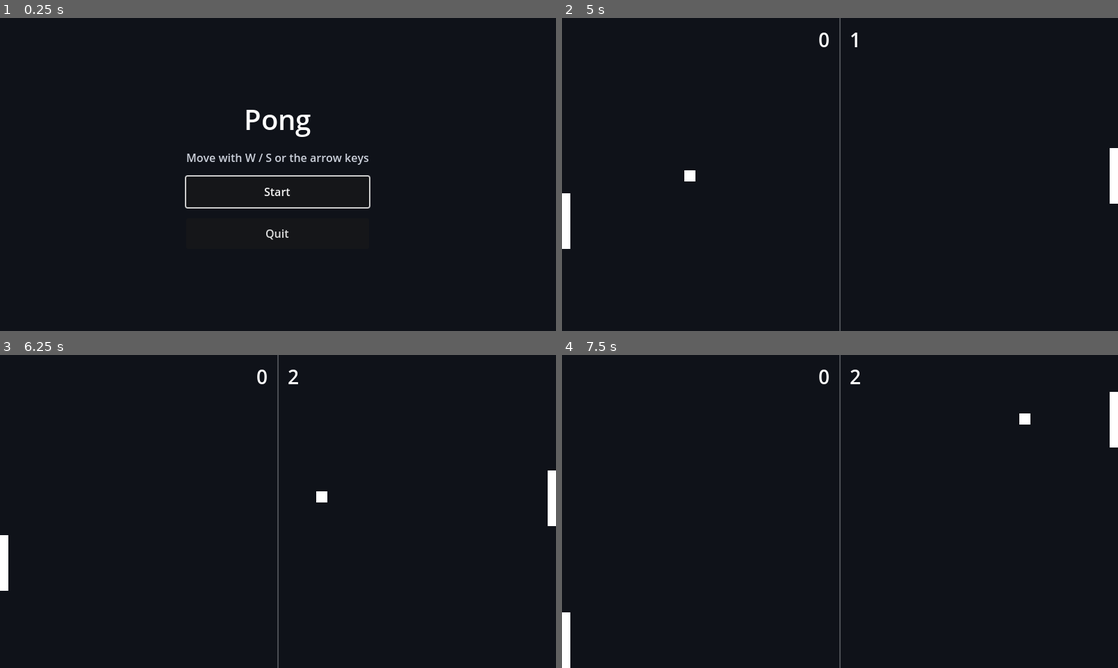
Above: before the commit, frames 1-4 (two rows, left to right).
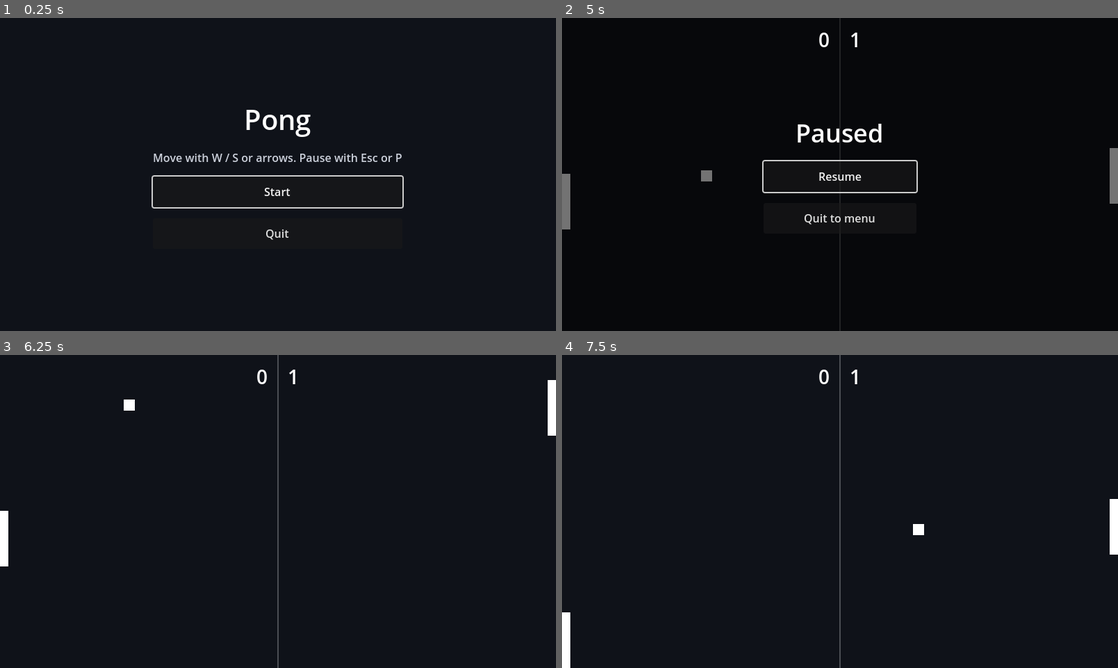
Above: after the commit, the same moments.

Repository: kblaszki/godot-game
Game: Godot game, scene res://games/pong/app/host.tscn
The game is run twice, just before and just after one commit, with the same random seed, the same clock (stepped at 60 frames per second) and the same inputs.
Inputs (mouse positions are in pixels of both pictures, inside the frame that each line leads up to):
- Up to frame 1 (0.25 s): no input
- Up to frame 2 (5 s): click "Start" at 0.5 s; tap Enter (ui_accept) at 1.25, 4.25 s; move the mouse to (962, 158) at 1.27 s; hold Up (ui_up) 1.28-2 s; hold Enter (ui_accept) 1.28-2 s; click (962, 158) at 1.42 s; drag from (728, 190) to (812, 237) at 2.02 s; move the mouse to (895, 105) at 2.77 s; hold Up (ui_up) 2.78-3.5 s; hold Enter (ui_accept) 2.78-3.5 s; tap Alt at 2.85 s; click (895, 105) at 2.92 s; drag from (812, 237) to (673, 127) at 3.52 s; move the mouse to (1006, 221) at 4.27 s; hold Down (ui_down) from 4.28 s (still down); hold Enter (ui_accept) from 4.28 s (still down); click (1006, 221) at 4.42 s; tap Escape (ui_cancel) at 4.9 s
- Up to frame 3 (6.25 s): release Down (ui_down) at 5 s; release Enter (ui_accept) at 5 s; click (278, 514) at 5 s, where only the run after the commit has a clickable "Resume"; drag from (111, 464) to (194, 433) at 5.77 s
- Up to frame 4 (7.5 s): move the mouse to (867, 511) at 6.52 s; hold Down (ui_down) 6.53-7.25 s; hold Enter (ui_accept) 6.53-7.25 s; tap Alt at 6.6 s; click (867, 511) at 6.67 s; drag from (756, 433) to (728, 527) at 7.27 s

The runs differ from the first frame. In frame 1, 0.9% of the frame differs, in the area x 27-73%, y 43-61%; in frame 2, 2.0%, in the area x 0-100%, y 0-100%; in frame 3, 1.0%; in frame 4, 0.7%.

Commit message:
Add layered pause overlay and pong InputMap.
Host keeps play alive across PUSH/POP, play uses pong_* actions, and GUT covers the pause keep-alive flow.

Diff:
--- a/games/pong/app/host.gd
+++ b/games/pong/app/host.gd
@@ -4,7 +4,6 @@
 
 var _stack: SceneStack = SceneStack.new()
 var _pending: Array[SceneRequest] = []
-var _current_path: String = ""
 
 @onready var _content: Control = $Content
 
@@ -24,6 +23,15 @@
 	_pending.append(req)
 
 
+## Sync Content children to match stack paths (bottom → top). Public for GUT.
+func sync_layers(desired: Array[String]) -> void:
+	_trim_mismatched_prefix(desired)
+	while _content.get_child_count() < desired.size():
+		var index := _content.get_child_count()
+		_instance_layer(desired[index])
+	_apply_process_modes()
+
+
 func _flush() -> void:
 	if _pending.is_empty():
 		return
@@ -37,21 +45,40 @@
 		if req != null and req.kind == SceneRequest.Kind.QUIT:
 			get_tree().quit()
 			return
-	var path := _stack.peek()
-	if path == _current_path:
-		return
-	_swap(path)
+	sync_layers(_stack.paths())
 
 
-func _swap(path: String) -> void:
-	for child: Node in _content.get_children():
-		_content.remove_child(child)
-		child.free()
-	_current_path = path
+func _trim_mismatched_prefix(desired: Array[String]) -> void:
+	var keep := 0
+	var child_count := _content.get_child_count()
+	while keep < child_count and keep < desired.size():
+		var child: Node = _content.get_child(keep)
+		if str(child.get_meta("scene_path", "")) != desired[keep]:
+			break
+		keep += 1
+	while _content.get_child_count() > keep:
+		var top: Node = _content.get_child(_content.get_child_count() - 1)
+		_content.remove_child(top)
+		top.free()
+
+
+func _instance_layer(path: String) -> void:
 	if path.is_empty():
 		return
 	var packed := load(path) as PackedScene
 	if packed == null:
 		push_error("Failed to load scene: %s" % path)
 		return
-	_content.add_child(packed.instantiate())
+	var node: Node = packed.instantiate()
+	node.set_meta("scene_path", path)
+	_content.add_child(node)
+
+
+func _apply_process_modes() -> void:
+	var count := _content.get_child_count()
+	for i in count:
+		var child: Node = _content.get_child(i)
+		if i < count - 1:
+			child.process_mode = Node.PROCESS_MODE_DISABLED
+		else:
+			child.process_mode = Node.PROCESS_MODE_INHERIT
--- a/games/pong/app/main_menu.tscn
+++ b/games/pong/app/main_menu.tscn
@@ -44,7 +44,7 @@
 layout_mode = 2
 theme_override_colors/font_color = Color(0.8, 0.82, 0.86, 1)
 theme_override_font_sizes/font_size = 16
-text = "Move with W / S or the arrow keys"
+text = "Move with W / S or arrows. Pause with Esc or P"
 horizontal_alignment = 1
 
 [node name="Start" type="Button" parent="Center/Column"]
--- /dev/null
+++ b/games/pong/app/pause_menu.gd
@@ -0,0 +1,37 @@
+extends Control
+
+const MENU_PATH := "res://games/pong/app/main_menu.tscn"
+
+@onready var _resume: Button = $Center/Column/Resume
+@onready var _quit_menu: Button = $Center/Column/QuitToMenu
+
+
+func _ready() -> void:
+	_resume.pressed.connect(_on_resume_pressed)
+	_quit_menu.pressed.connect(_on_quit_to_menu_pressed)
+	_resume.grab_focus()
+
+
+func _unhandled_input(event: InputEvent) -> void:
+	if event.is_action_pressed("pong_pause") or event.is_action_pressed("ui_cancel"):
+		_on_resume_pressed()
+		get_viewport().set_input_as_handled()
+
+
+func _on_resume_pressed() -> void:
+	_submit(SceneRequest.pop())
+
+
+func _on_quit_to_menu_pressed() -> void:
+	# POP removes pause, REPLACE swaps play for menu (batch in one flush).
+	_submit(SceneRequest.pop())
+	_submit(SceneRequest.replace(MENU_PATH))
+
+
+func _submit(req: SceneRequest) -> void:
+	var node: Node = get_parent()
+	while node != null:
+		if node.has_method("submit"):
+			node.call("submit", req)
+			return
+		node = node.get_parent()
--- /dev/null
+++ b/games/pong/app/pause_menu.tscn
@@ -0,0 +1,51 @@
+[gd_scene load_steps=2 format=3]
+
+[ext_resource type="Script" path="res://games/pong/app/pause_menu.gd" id="1_pause"]
+
+[node name="PauseMenu" type="Control"]
+layout_mode = 3
+anchors_preset = 15
+anchor_right = 1.0
+anchor_bottom = 1.0
+grow_horizontal = 2
+grow_vertical = 2
+script = ExtResource("1_pause")
+
+[node name="Dim" type="ColorRect" parent="."]
+layout_mode = 1
+anchors_preset = 15
+anchor_right = 1.0
+anchor_bottom = 1.0
+grow_horizontal = 2
+grow_vertical = 2
+mouse_filter = 0
+color = Color(0, 0, 0, 0.55)
+
+[node name="Center" type="CenterContainer" parent="."]
+layout_mode = 1
+anchors_preset = 15
+anchor_right = 1.0
+anchor_bottom = 1.0
+grow_horizontal = 2
+grow_vertical = 2
+
+[node name="Column" type="VBoxContainer" parent="Center"]
+layout_mode = 2
+theme_override_constants/separation = 16
+
+[node name="Title" type="Label" parent="Center/Column"]
+layout_mode = 2
+theme_override_colors/font_color = Color(1, 1, 1, 1)
+theme_override_font_sizes/font_size = 36
+text = "Paused"
+horizontal_alignment = 1
+
+[node name="Resume" type="Button" parent="Center/Column"]
+custom_minimum_size = Vector2(220, 44)
+layout_mode = 2
+text = "Resume"
+
+[node name="QuitToMenu" type="Button" parent="Center/Column"]
+custom_minimum_size = Vector2(220, 44)
+layout_mode = 2
+text = "Quit to menu"
--- a/games/pong/app/play.gd
+++ b/games/pong/app/play.gd
@@ -1,6 +1,7 @@
 extends Node2D
 
 const MENU_PATH := "res://games/pong/app/main_menu.tscn"
+const PAUSE_PATH := "res://games/pong/app/pause_menu.tscn"
 const SERVE_SEED := 1
 
 var _config: PongConfig
@@ -37,18 +38,23 @@
 
 
 func _unhandled_input(event: InputEvent) -> void:
-	if _leaving or _sim == null or _sim.get_status() != "game_over":
+	if _leaving or _sim == null:
 		return
-	if not (event.is_action_pressed("ui_accept") or event.is_action_pressed("ui_cancel")):
+	var status := _sim.get_status()
+	if status == "game_over":
+		if event.is_action_pressed("ui_accept") or event.is_action_pressed("ui_cancel"):
+			_leaving = true
+			_submit(SceneRequest.replace(MENU_PATH))
+			get_viewport().set_input_as_handled()
 		return
-	_leaving = true
-	_submit(SceneRequest.replace(MENU_PATH))
-	get_viewport().set_input_as_handled()
+	if event.is_action_pressed("pong_pause"):
+		_submit(SceneRequest.push(PAUSE_PATH))
+		get_viewport().set_input_as_handled()
 
 
 func _read_left_dir() -> int:
-	var up := Input.is_action_pressed("ui_up") or Input.is_physical_key_pressed(KEY_W)
-	var down := Input.is_action_pressed("ui_down") or Input.is_physical_key_pressed(KEY_S)
+	var up := Input.is_action_pressed("pong_move_up")
+	var down := Input.is_action_pressed("pong_move_down")
 	if up == down:
 		return 0
 	if up:
--- a/project.godot
+++ b/project.godot
@@ -14,6 +14,27 @@
 
 enabled=PackedStringArray("res://addons/gut/plugin.cfg")
 
+[input]
+
+pong_move_up={
+"deadzone": 0.5,
+"events": [Object(InputEventKey,"resource_local_to_scene":false,"resource_name":"","device":-1,"window_id":0,"alt_pressed":false,"shift_pressed":false,"ctrl_pressed":false,"meta_pressed":false,"pressed":false,"keycode":0,"physical_keycode":87,"key_label":0,"unicode":119,"location":0,"echo":false,"script":null)
+, Object(InputEventKey,"resource_local_to_scene":false,"resource_name":"","device":-1,"window_id":0,"alt_pressed":false,"shift_pressed":false,"ctrl_pressed":false,"meta_pressed":false,"pressed":false,"keycode":0,"physical_keycode":4194320,"key_label":0,"unicode":0,"location":0,"echo":false,"script":null)
+]
+}
+pong_move_down={
+"deadzone": 0.5,
+"events": [Object(InputEventKey,"resource_local_to_scene":false,"resource_name":"","device":-1,"window_id":0,"alt_pressed":false,"shift_pressed":false,"ctrl_pressed":false,"meta_pressed":false,"pressed":false,"keycode":0,"physical_keycode":83,"key_label":0,"unicode":115,"location":0,"echo":false,"script":null)
+, Object(InputEventKey,"resource_local_to_scene":false,"resource_name":"","device":-1,"window_id":0,"alt_pressed":false,"shift_pressed":false,"ctrl_pressed":false,"meta_pressed":false,"pressed":false,"keycode":0,"physical_keycode":4194322,"key_label":0,"unicode":0,"location":0,"echo":false,"script":null)
+]
+}
+pong_pause={
+"deadzone": 0.5,
+"events": [Object(InputEventKey,"resource_local_to_scene":false,"resource_name":"","device":-1,"window_id":0,"alt_pressed":false,"shift_pressed":false,"ctrl_pressed":false,"meta_pressed":false,"pressed":false,"keycode":0,"physical_keycode":4194305,"key_label":0,"unicode":0,"location":0,"echo":false,"script":null)
+, Object(InputEventKey,"resource_local_to_scene":false,"resource_name":"","device":-1,"window_id":0,"alt_pressed":false,"shift_pressed":false,"ctrl_pressed":false,"meta_pressed":false,"pressed":false,"keycode":0,"physical_keycode":80,"key_label":0,"unicode":112,"location":0,"echo":false,"script":null)
+]
+}
+
 [rendering]
 
 renderer/rendering_method="forward_plus"
--- /dev/null
+++ b/tests/games/pong/pong_host_flow_test.gd
@@ -0,0 +1,59 @@
+extends GutTest
+
+const HOST_PATH := "res://games/pong/app/host.tscn"
+const MENU_PATH := "res://games/pong/app/main_menu.tscn"
+const PLAY_PATH := "res://games/pong/app/play.tscn"
+const PAUSE_PATH := "res://games/pong/app/pause_menu.tscn"
+
+
+func test_sync_layers_should_keep_play_alive_across_pause_push_and_pop() -> void:
+	var host: Node = load(HOST_PATH).instantiate()
+	add_child_autofree(host)
+	await wait_frames(1)
+	var content: Node = host.get_node("Content")
+	host.sync_layers([PLAY_PATH] as Array[String])
+	assert_eq(content.get_child_count(), 1)
+	var play: Node = content.get_child(0)
+	assert_eq(str(play.get_meta("scene_path")), PLAY_PATH)
+	assert_eq(play.process_mode, Node.PROCESS_MODE_INHERIT)
+
+	host.sync_layers([PLAY_PATH, PAUSE_PATH] as Array[String])
+	assert_eq(content.get_child_count(), 2)
+	assert_true(is_instance_valid(play))
+	assert_eq(content.get_child(0), play)
+	assert_eq(play.process_mode, Node.PROCESS_MODE_DISABLED)
+	assert_eq(str(content.get_child(1).get_meta("scene_path")), PAUSE_PATH)
+	assert_eq(content.get_child(1).process_mode, Node.PROCESS_MODE_INHERIT)
+
+	host.sync_layers([PLAY_PATH] as Array[String])
+	assert_eq(content.get_child_count(), 1)
+	assert_true(is_instance_valid(play))
+	assert_eq(content.get_child(0), play)
+	assert_eq(play.process_mode, Node.PROCESS_MODE_INHERIT)
+
+
+func test_submit_flush_should_push_pause_then_return_to_menu() -> void:
+	var host: Node = load(HOST_PATH).instantiate()
+	add_child_autofree(host)
+	await wait_frames(1)
+	var content: Node = host.get_node("Content")
+	assert_eq(content.get_child_count(), 1)
+	assert_eq(str(content.get_child(0).get_meta("scene_path")), MENU_PATH)
+
+	host.submit(SceneRequest.replace(PLAY_PATH))
+	host._flush()
+	assert_eq(content.get_child_count(), 1)
+	var play: Node = content.get_child(0)
+	assert_eq(str(play.get_meta("scene_path")), PLAY_PATH)
+
+	host.submit(SceneRequest.push(PAUSE_PATH))
+	host._flush()
+	assert_eq(content.get_child_count(), 2)
+	assert_true(is_instance_valid(play))
+	assert_eq(play.process_mode, Node.PROCESS_MODE_DISABLED)
+
+	host.submit(SceneRequest.pop())
+	host.submit(SceneRequest.replace(MENU_PATH))
+	host._flush()
+	assert_eq(content.get_child_count(), 1)
+	assert_eq(str(content.get_child(0).get_meta("scene_path")), MENU_PATH)
Not shown, changed: docs/index.md
Not shown, changed: docs/reference/source-layout.md
Not shown, changed: games/pong/docs/explanation/flow.md
Not shown, changed: games/pong/docs/index.md
Not shown, changed: games/pong/docs/reference/app.md
